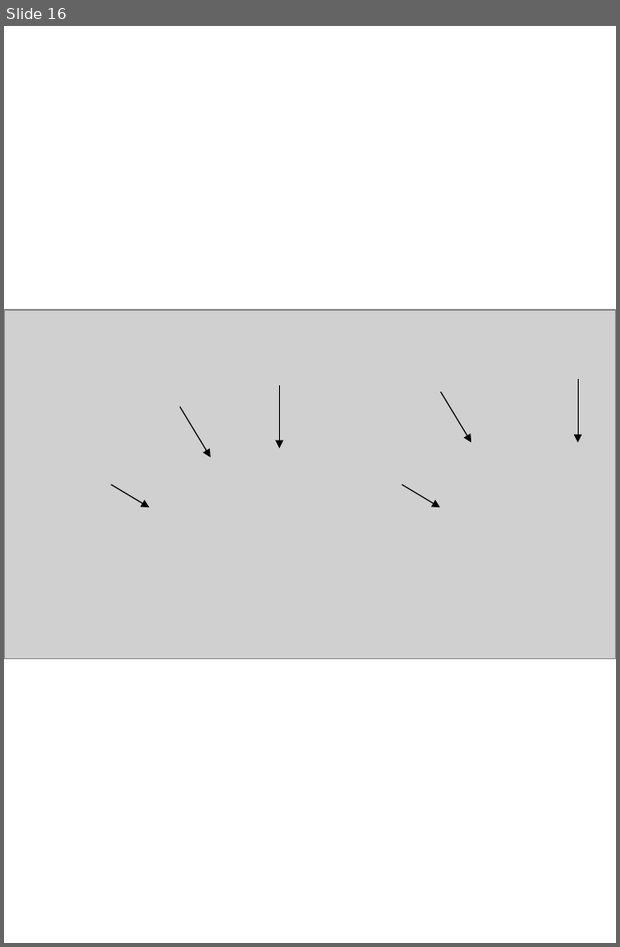
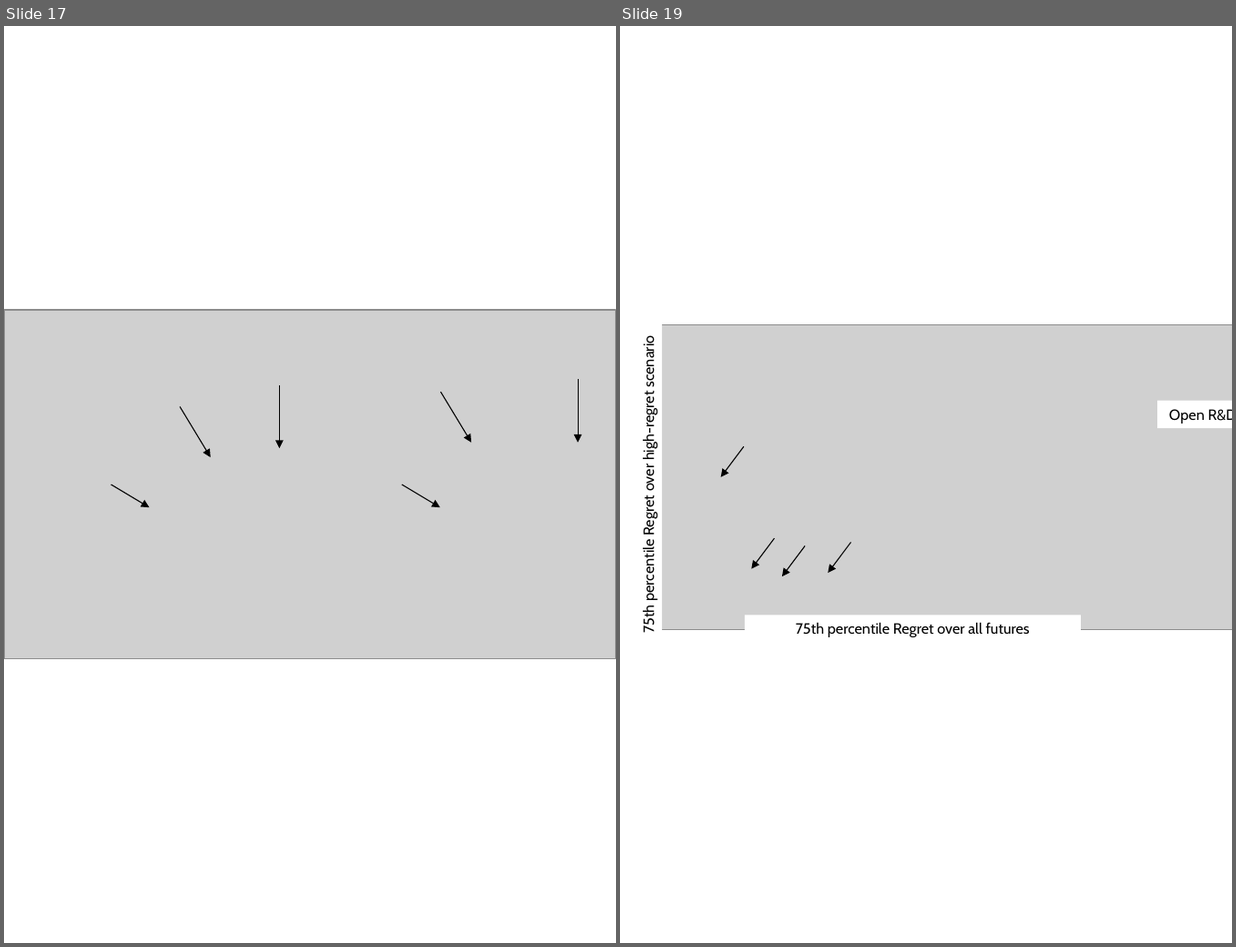
Before and after one commit to pedroliman/ms-rdm-dissertation, a slide deck: dissertacao-docs/apresentacoes/Dissertação - RDM - EMA - Imagens-Retrato.pptx. Shown side by side, each under a label of ours: slide 16 before the commit, slides 17 and 19 after it; the slides between them are not shown. The pictures are 620x947 and 1236x947 pixels, drawn with LibreOffice and Linux fonts; fonts in the diff are those of the drawing; grey boxes stand for pictures. Boxes give left, top, right and bottom in pixels: in the first picture for what was removed or moved away, otherwise in the second. Text is boxed around its words. In the diff, an @@ line names an element or a change of style, - is before the commit and + after.

```diff
--- a/dissertacao-docs/apresentacoes/Dissertação - RDM - EMA - Imagens-Retrato.pptx
+++ b/dissertacao-docs/apresentacoes/Dissertação - RDM - EMA - Imagens-Retrato.pptx
@@ slide 19 added at (620,26,1232,943), background #FFFFFF @@
@@ group added at (635,316,1232,652): 4 arrows, 3 rectangles, 1 picture @@
+75th percentile Regret over all futures
+75th percentile Regret over high-regret scenario
+Open R&D %
@@ what was slide 16 is now slide 17 @@
```
Also in this commit, not shown: 1 slide changed, 3 other slides added, 12 other files.
